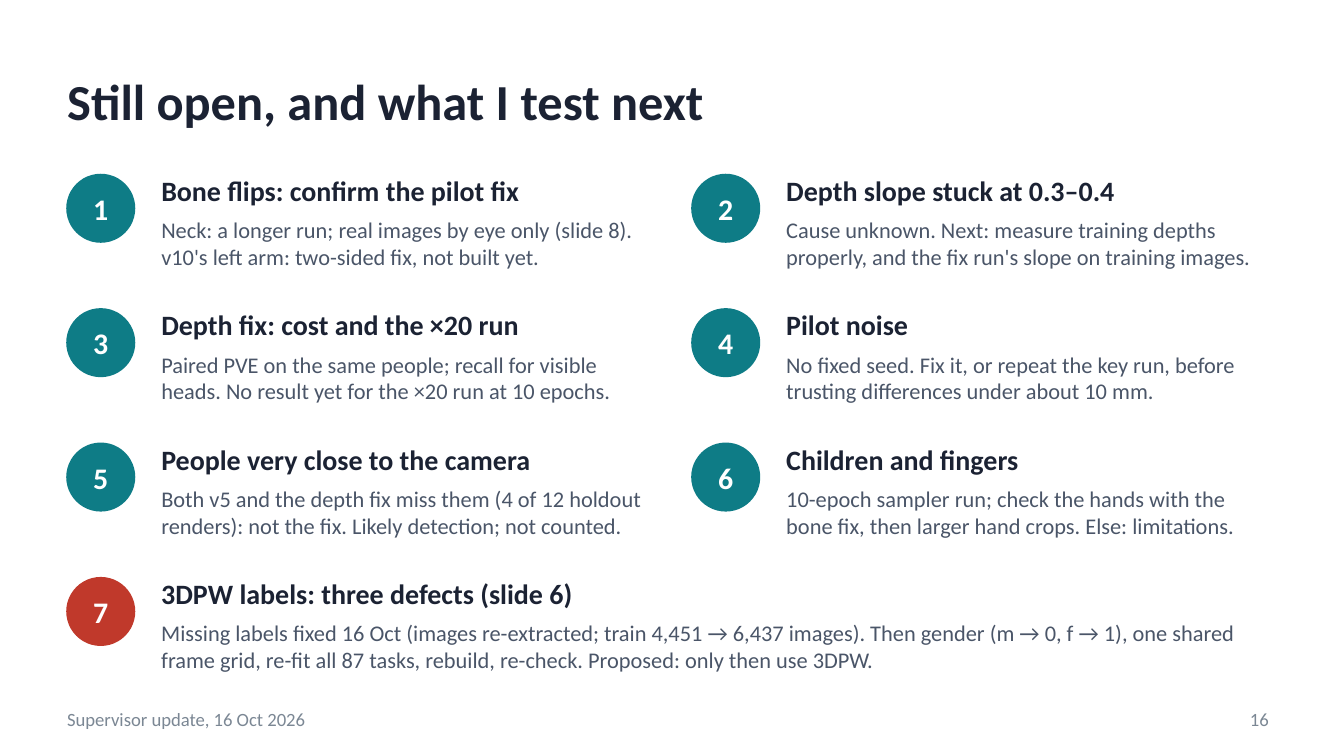
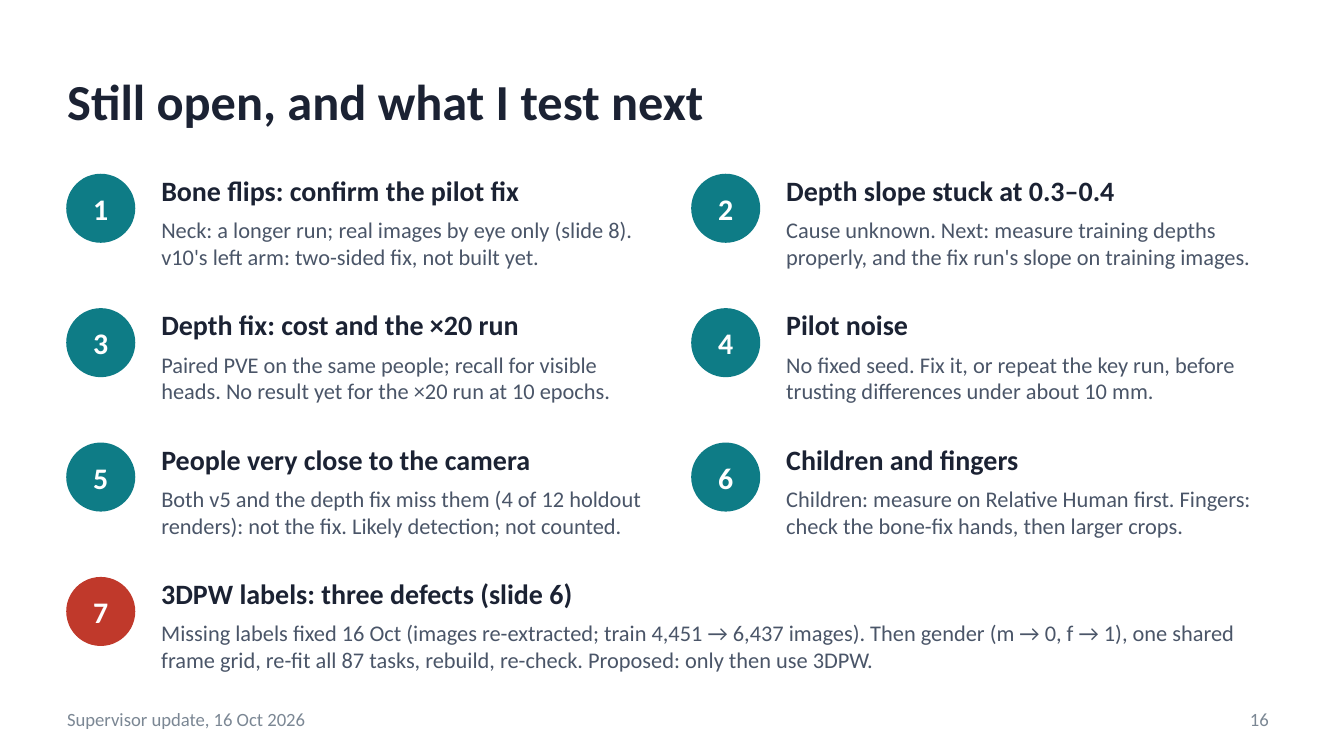
Before and after one commit to saadnajib/Multi-Person-Whole-Body-Human-Mesh-Recovery-in-a-Single-Shot-with-Annyone-dataset-and-3dpw-dataset, a slide deck: slide 16 of docs/supervisor_update_2026-10-16.pptx. Drawn at 1344x756 pixels with LibreOffice and Linux fonts; fonts in the diff are those of the drawing. Boxes give left, top, right and bottom in pixels: in the first picture for what was removed or moved away, otherwise in the second. Text is boxed around its words. In the diff, an @@ line names an element or a change of style, - is before the commit and + after.

```diff
--- a/docs/supervisor_update_2026-10-16.pptx
+++ b/docs/supervisor_update_2026-10-16.pptx
@@ text at <box>786,491,1251,538</box>: text changed @@
-10-epoch sampler run; check the hands with the bone fix, then larger hand crops. Else: limitations.
+Children: measure on Relative Human first. Fingers: check the bone-fix hands, then larger crops.
```
Also in this commit, not shown: 2 other slides changed, 3 other files.
